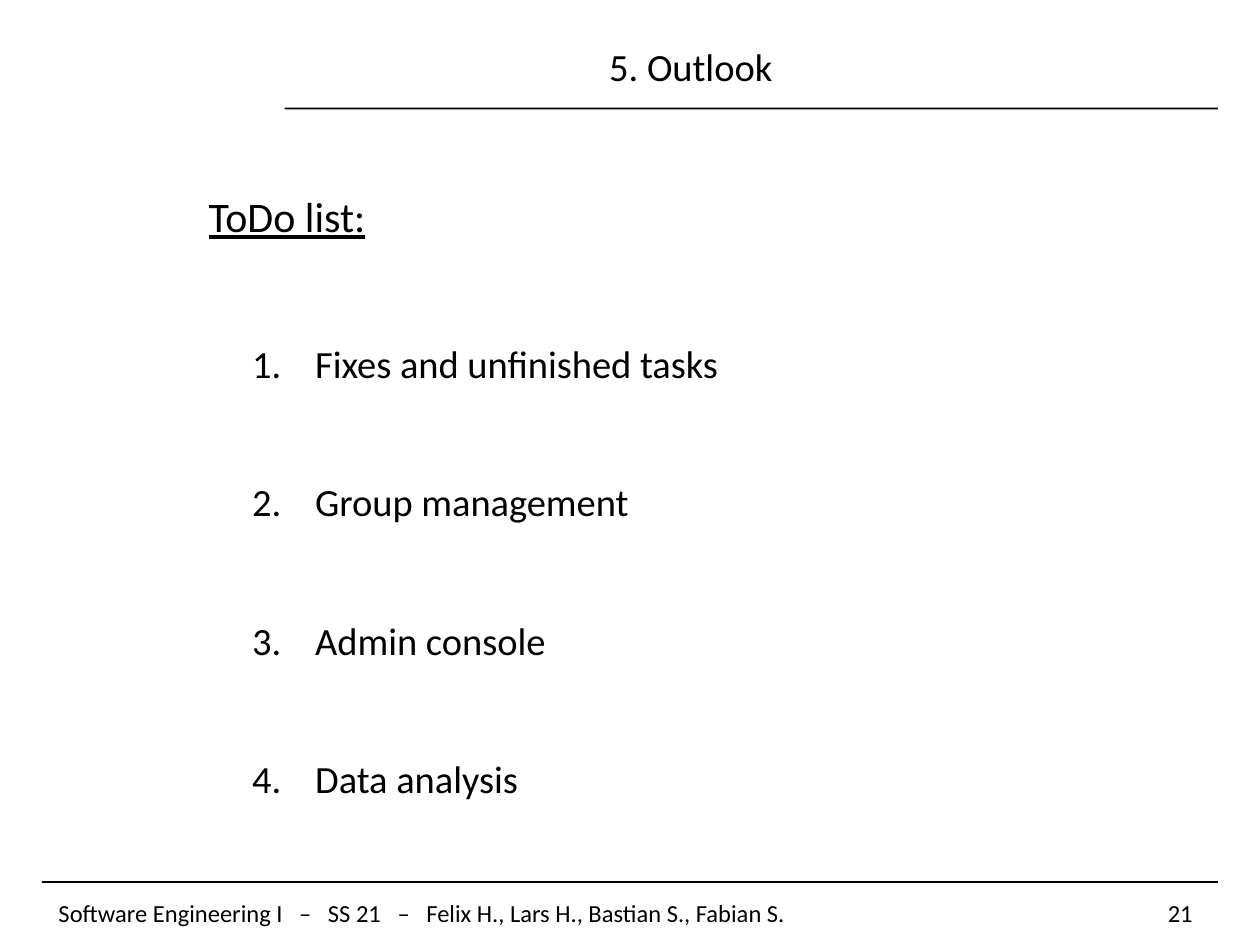
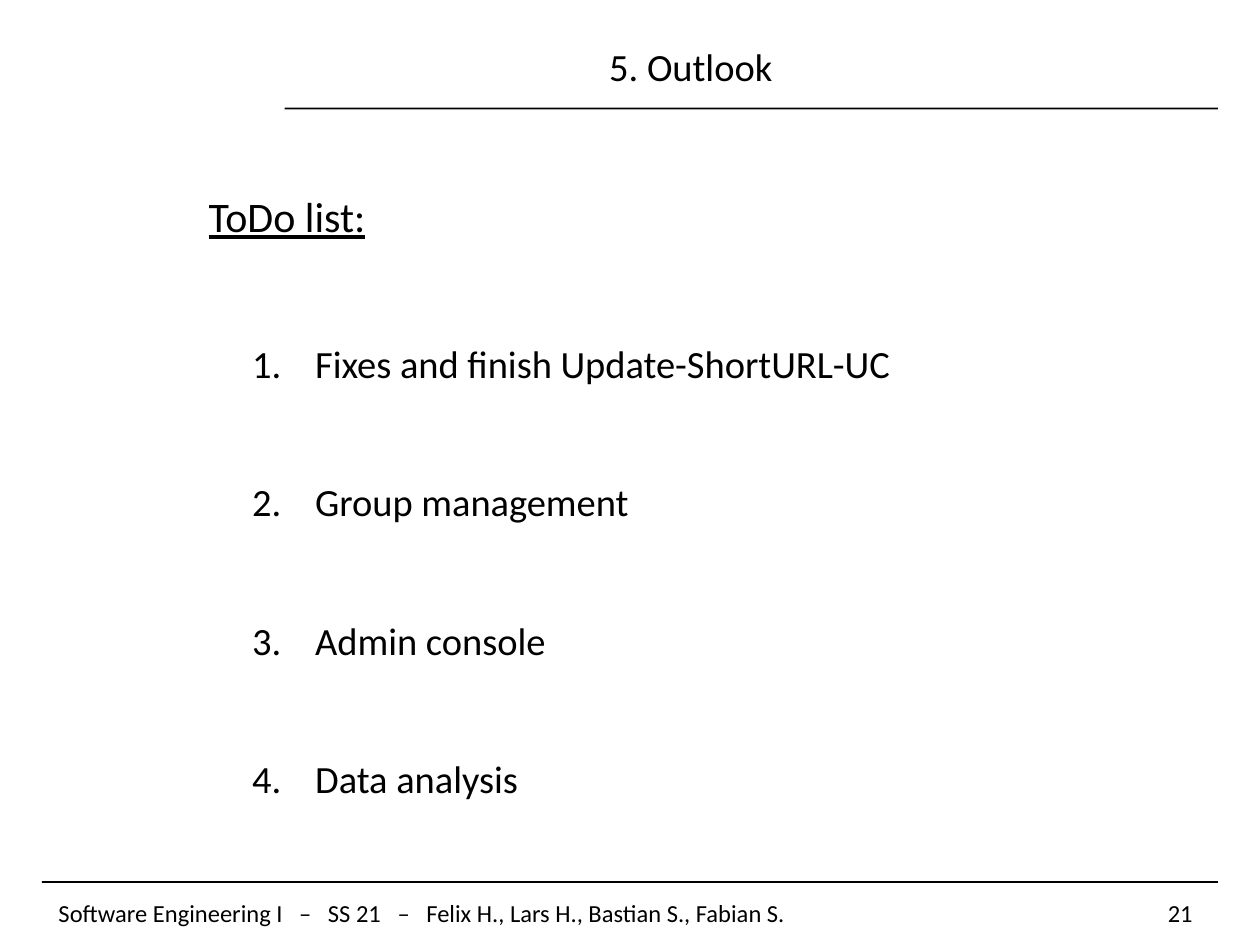
Before and after one commit to Krayaty/bffl, a slide deck: slide 21 of Documentation/Final/Final_PPt_BFFL.pptx. Drawn at 1260x945 pixels with LibreOffice and Linux fonts; fonts in the diff are those of the drawing; background and template pictures are left out. Boxes give left, top, right and bottom in pixels: in the first picture for what was removed or moved away, otherwise in the second. Text is boxed around its words. In the diff, an @@ line names an element or a change of style, - is before the commit and + after.

```diff
--- a/Documentation/Final/Final_PPt_BFFL.pptx
+++ b/Documentation/Final/Final_PPt_BFFL.pptx
@@ text at bbox=[315, 351, 890, 385]: text changed @@
-1. Fixes and unfinished tasks
+1. Fixes and finish Update-ShortURL-UC
```
Also in this commit, not shown: 1 other slide changed, 10 other files.
